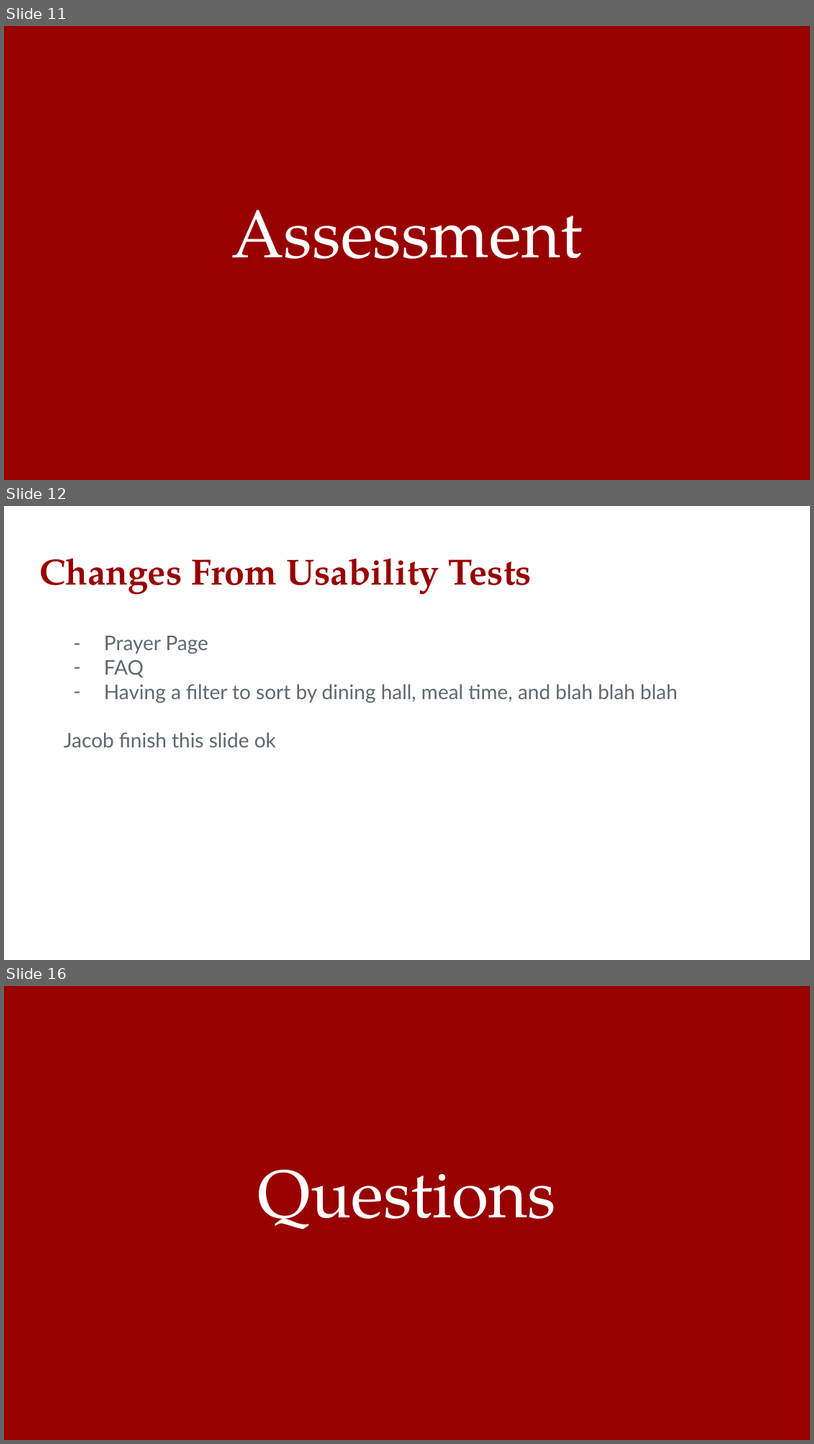
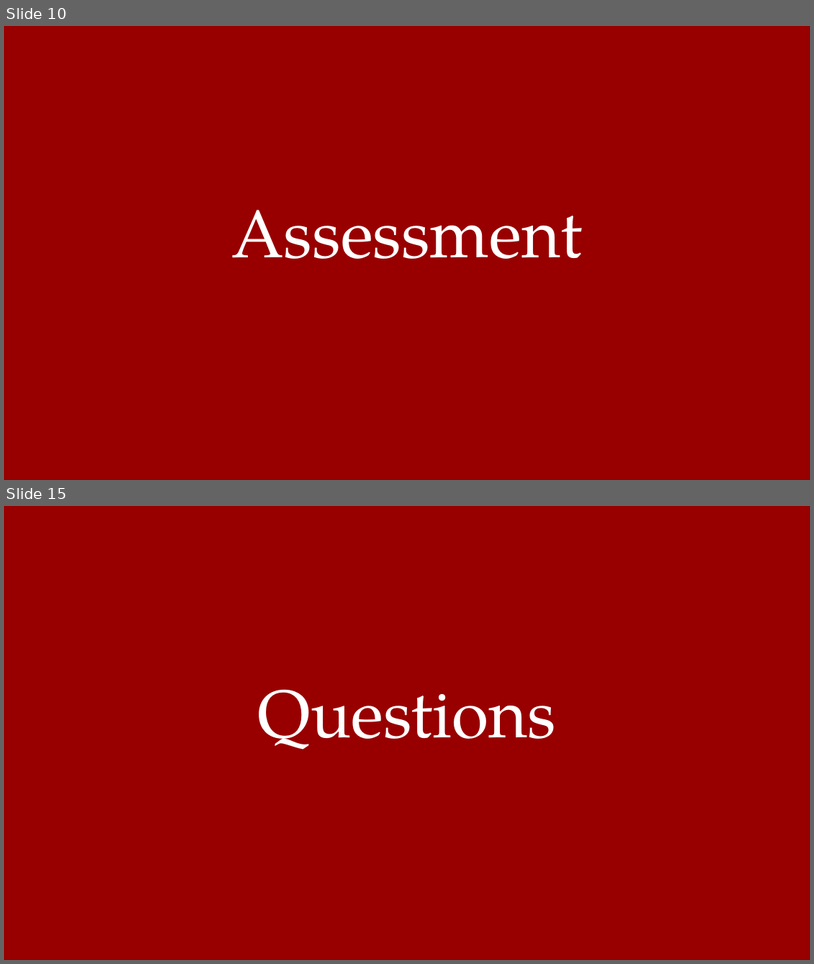
Before and after one commit to KnightBites/KnightBites-Project, a slide deck: KnightBites Presentation.pptx. Shown one above the other, each under a label of ours: slides 11, 12 and 16 before the commit, slides 10 and 15 after it; the slides between them are not shown. The pictures are 814x1444 and 814x964 pixels, drawn with LibreOffice and Linux fonts; fonts in the diff are those of the drawing. Boxes give left, top, right and bottom in pixels: in the first picture for what was removed or moved away, otherwise in the second. Text is boxed around its words. In the diff, an @@ line names an element or a change of style, - is before the commit and + after.

```diff
--- a/KnightBites Presentation.pptx
+++ b/KnightBites Presentation.pptx
@@ slide 12 removed at (4,506,810,960), background #FFFFFF @@
@@ title removed at (39,558,532,595) @@
-Changes From Usability Tests
@@ text removed at (64,636,678,747) @@
-– Prayer Page
-– FAQ
-– Having a filter to sort by dining hall, meal time, and blah blah blah
-Jacob finish this slide ok
@@ what was slide 11 is now slide 10 @@
@@ what was slide 16 is now slide 15 @@
```
Also in this commit, not shown: 6 slides changed, 3 slides added, 3 other slides removed.
